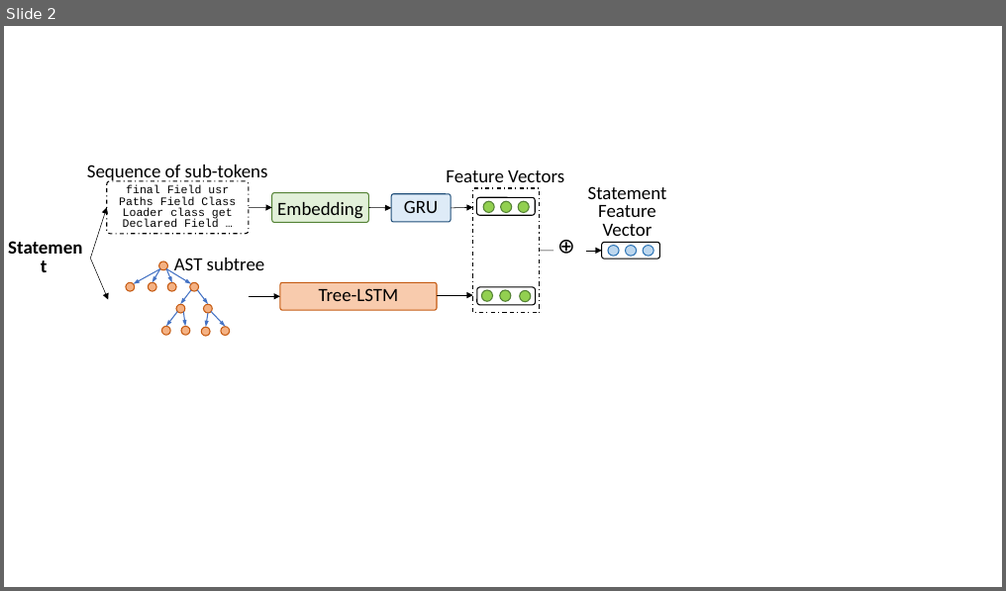
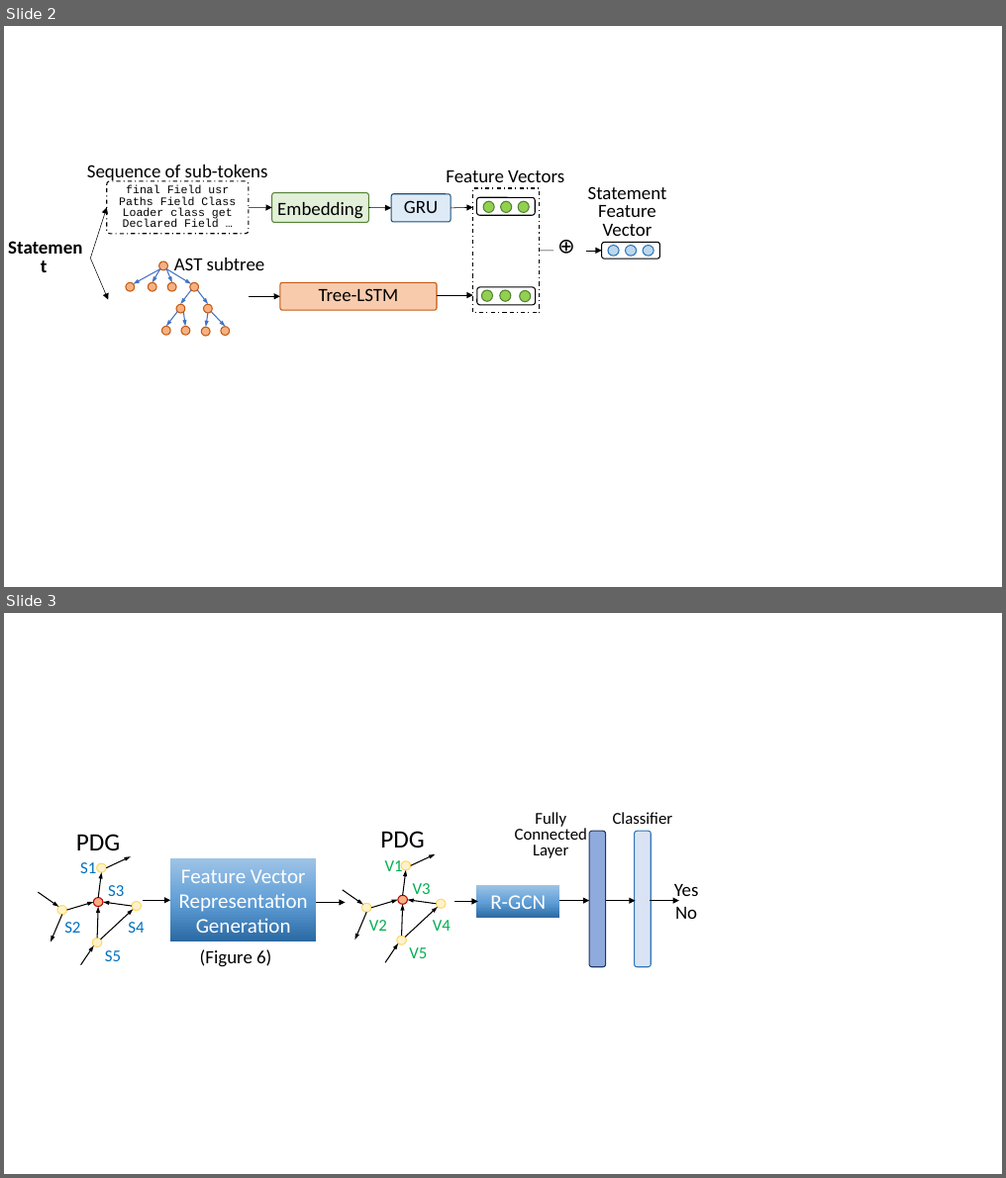
Before and after one commit to tien-n-nguyen/exception, a slide deck: figures.pptx. Shown one above the other, each under a label of ours: slide 2 before the commit, slides 2 and 3 after it. The pictures are 1006x591 and 1006x1178 pixels, drawn with LibreOffice and Linux fonts; fonts in the diff are those of the drawing. Boxes give left, top, right and bottom in pixels: in the first picture for what was removed or moved away, otherwise in the second. Text is boxed around its words. In the diff, an @@ line names an element or a change of style, - is before the commit and + after.

```diff
--- a/figures.pptx
+++ b/figures.pptx
@@ slide 3 added at <box>4,613,1002,1174</box>, background #FFFFFF @@
@@ text added at <box>515,812,587,859</box>, 16 pt, text #000000 @@
+Fully Connected Layer
@@ text added at <box>613,812,673,824</box>, 16 pt, text #000000 @@
+Classifier
@@ group added at <box>38,834,144,964</box>: 9 arrows, 6 texts, 5 ellipses @@
+S1
+S2
+S3
+S4
+S5
+PDG
@@ group added at <box>343,831,450,962</box>: 9 arrows, 6 texts, 5 ellipses @@
+V1
+V2
+V3
+V4
+V5
+PDG
@@ rounded rectangle added at <box>589,831,606,967</box>, fill #8FAADC, outline #203864 1 pt @@
@@ rounded rectangle added at <box>635,831,650,967</box>, fill #DAE3F3, outline #2E75B6 1 pt @@
@@ rectangle added at <box>170,859,316,942</box>, fill gradient #2A69A2 to #609ED6 to #9DC3E6, 20 pt, text #FFFFFF @@
+Feature Vector Representation Generation
@@ arrow added from (144, 900) to (170, 900), #000000 0.5 pt @@
@@ arrow added from (316, 903) to (346, 903), #000000 0.5 pt @@
@@ arrow added from (454, 902) to (478, 902), #000000 0.5 pt @@
@@ rectangle added at <box>476,885,559,919</box>, fill gradient #2A69A2 to #609ED6 to #9DC3E6, 20 pt, text #FFFFFF @@
+R-GCN
@@ arrow added from (559, 900) to (589, 900), #000000 0.5 pt @@
@@ arrow added from (606, 901) to (635, 901), #000000 0.5 pt @@
@@ arrow added from (649, 900) to (679, 900), #000000 0.5 pt @@
@@ text added at <box>674,884,699,919</box>, 18 pt, text #000000 @@
+Yes
+No
@@ text added at <box>200,950,271,967</box>, 18 pt, text #000000 @@
+(Figure 6)
```
Also in this commit, not shown: 2 other files.
